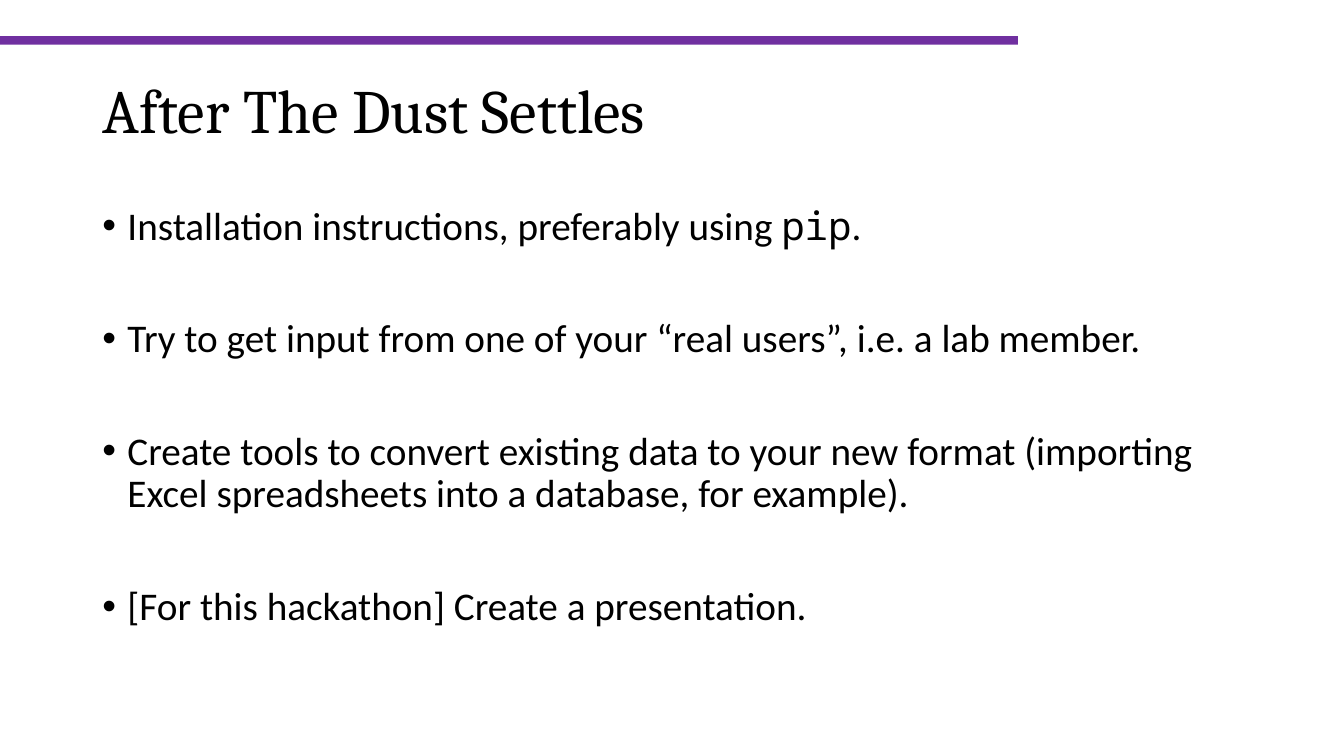
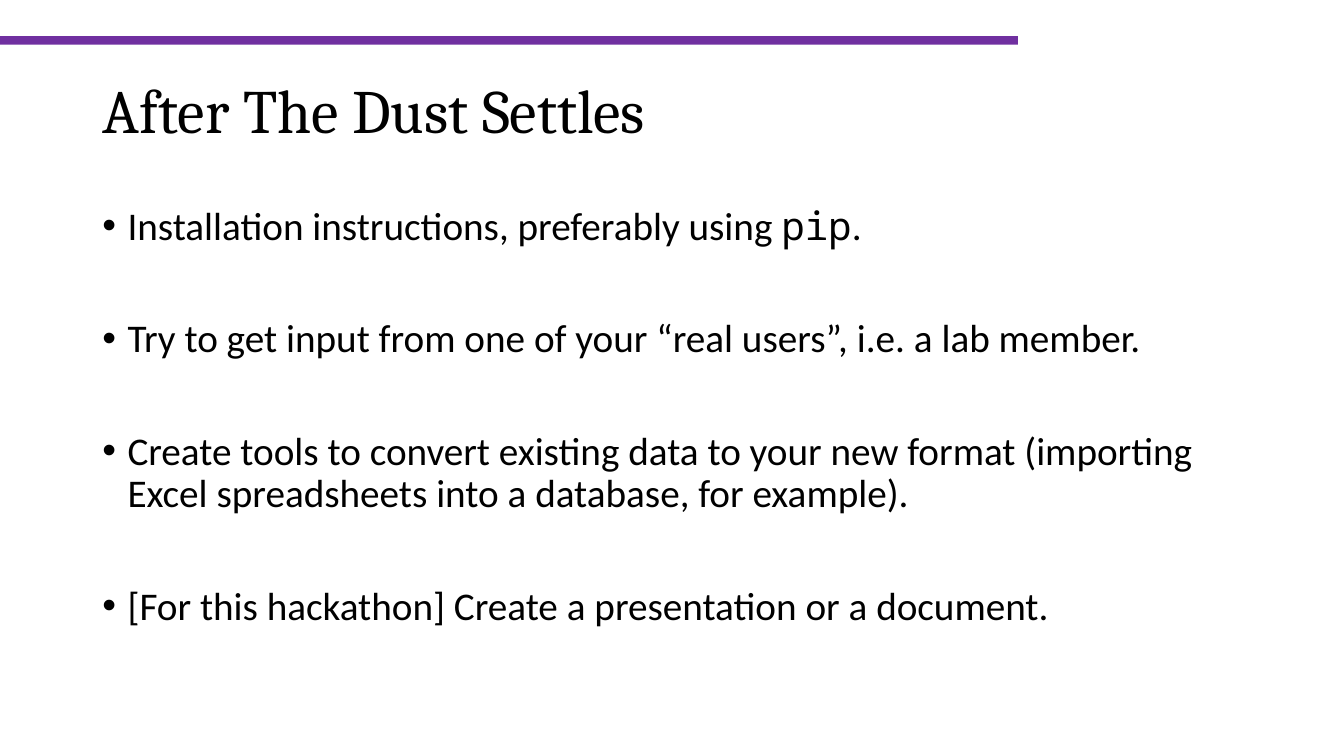
Before and after one commit to sagol-python-for-neuroscientists/textbook-public, a slide deck: slide 7 of resources/production_grade_software.pptx. Drawn at 1344x756 pixels with LibreOffice and Linux fonts; fonts in the diff are those of the drawing; background and template pictures are left out. Boxes give left, top, right and bottom in pixels: in the first picture for what was removed or moved away, otherwise in the second. Text is boxed around its words. In the diff, an @@ line names an element or a change of style, - is before the commit and + after.

Commit message:
Hackathon presentation changes

```diff
--- a/resources/production_grade_software.pptx
+++ b/resources/production_grade_software.pptx
@@ text at (x1=128, y1=591, x2=1048, y2=627): text changed @@
-• [For this hackathon] Create a presentation.
+• [For this hackathon] Create a presentation or a document.
```
Also in this commit, not shown: 2 other slides changed, 1 other file.
